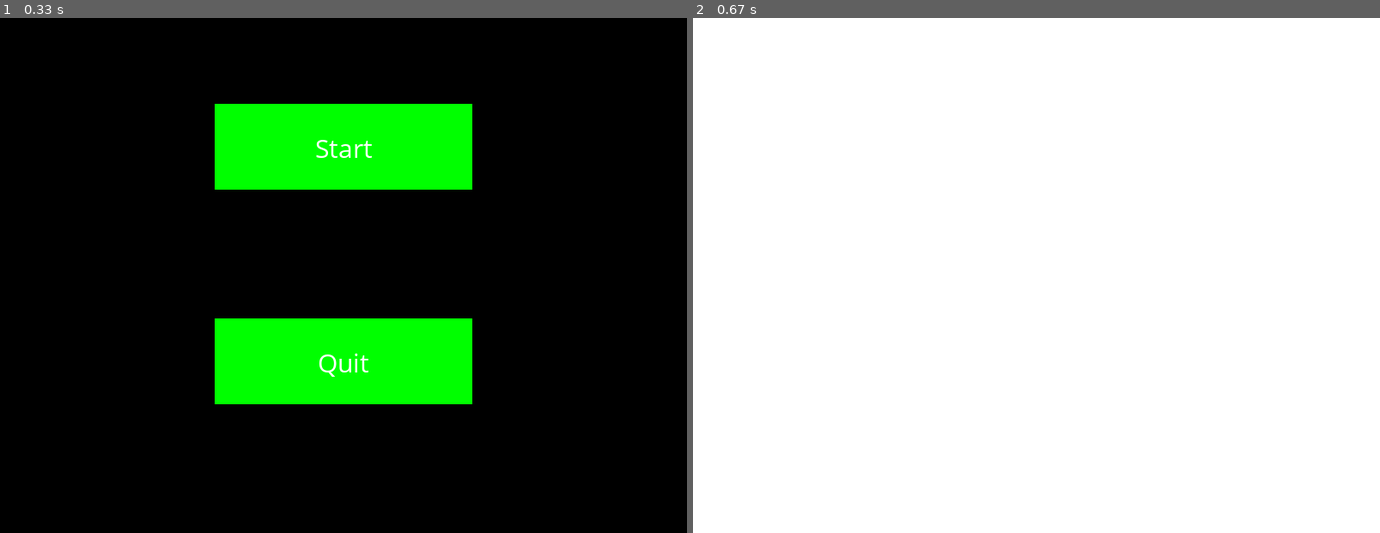
Above: before the commit, frames 1-2 (left to right).
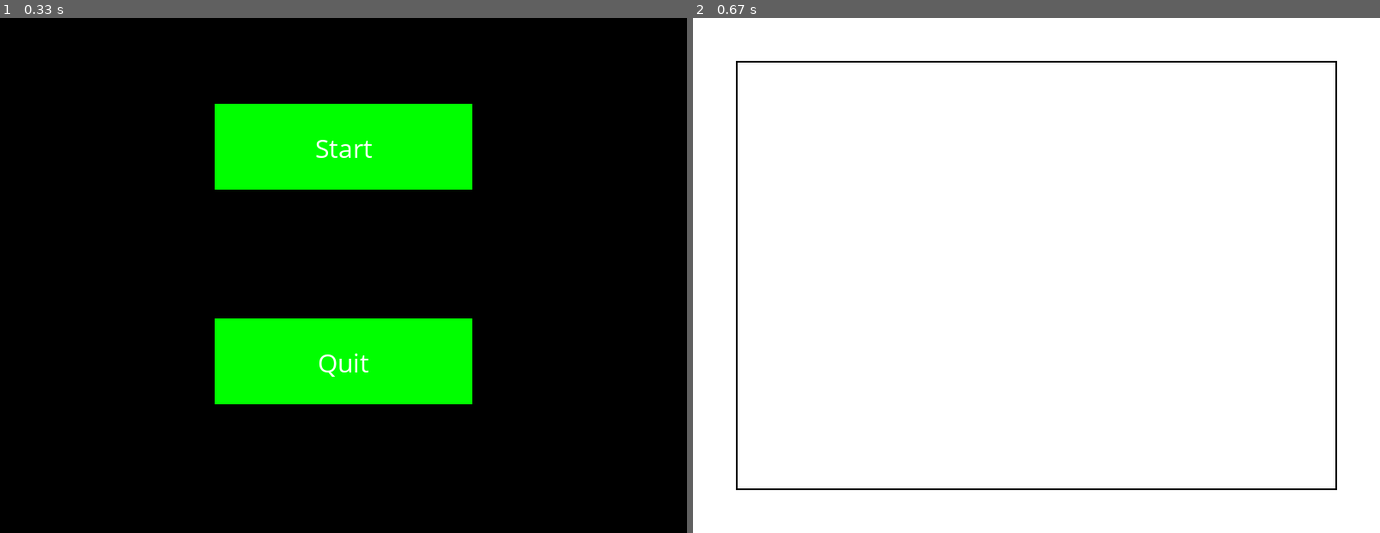
Above: after the commit, the same moments.

Repository: teenageknight/Python-Beginner-Projects
Game: pygame game, started from Snake Game/main.py
Two runs of this game, one before a commit and one after it. Both use one fixed random seed, a clock stepped at 60 frames per second and the inputs below.
Inputs:
- Up to frame 1 (0.33 s): no input
- Up to frame 2 (0.67 s): click "Start" at 0.38 s

Frame 1 is identical in both runs. In frame 2, 1.0% of the frame differs, in the area x 6-94%, y 8-92%.

Commit message:
added a game border

Diff:
--- a/Snake Game/main.py
+++ b/Snake Game/main.py
@@ -60,6 +60,7 @@
         for event in pygame.event.get():
             if event.type == pygame.QUIT:
                 gameExit=True
+            # This event makes the button change font when hovered over.
             if event.type == pygame.MOUSEMOTION:
                 mouse_position = pygame.mouse.get_pos()
                 if pygame.Rect.collidepoint(startButton, mouse_position):
@@ -78,7 +79,7 @@
                     pygame.Surface.blit(gameDisplay, textStart, (400 - textStart.get_width() // 2, 150 - textStart.get_height() // 2))
                     pygame.Surface.blit(gameDisplay, textQuit, (400 - textQuit.get_width() // 2, 400 - textQuit.get_height() // 2))
                     pygame.display.update()
-
+            # This event is the button logic
             if event.type == pygame.MOUSEBUTTONDOWN:
                 clickPos = pygame.mouse.get_pos()
                 print(clickPos)
@@ -111,15 +112,19 @@
     number_dots_eaten = 0
     speed = 10
     gameExit = False
+
+    # Run Menu
     drawMenu()
+
+    gameDisplay.fill(white)
+    gameBorders = pygame.draw.rect(gameDisplay, black, [50,50,700,500], 2)
+    pygame.display.update()
 
     while not gameExit:
         for event in pygame.event.get():
             if event.type == pygame.QUIT:
                 gameExit=True
-        gameDisplay.fill(white)
 
-        pygame.display.update()
 
 
 # Main Function Calls
